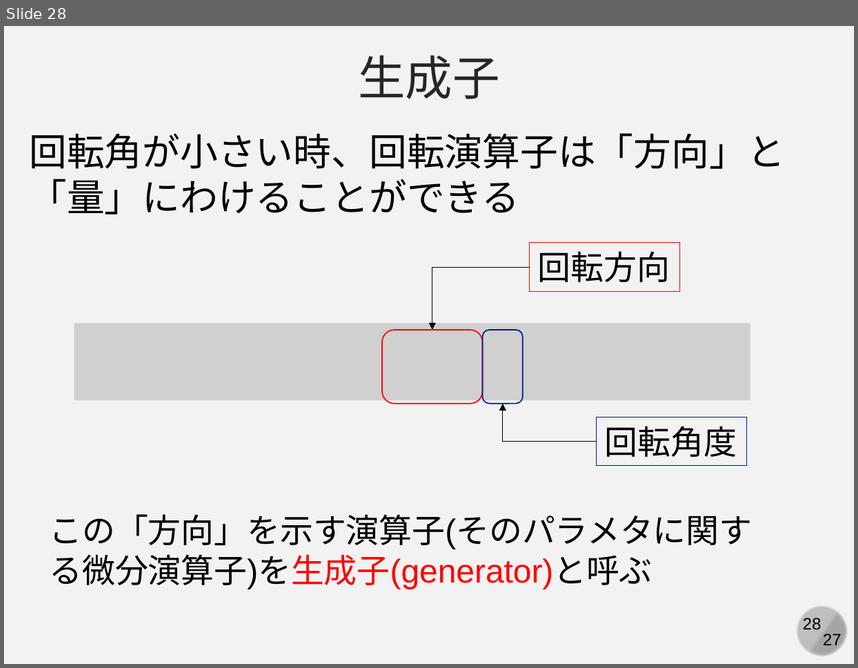
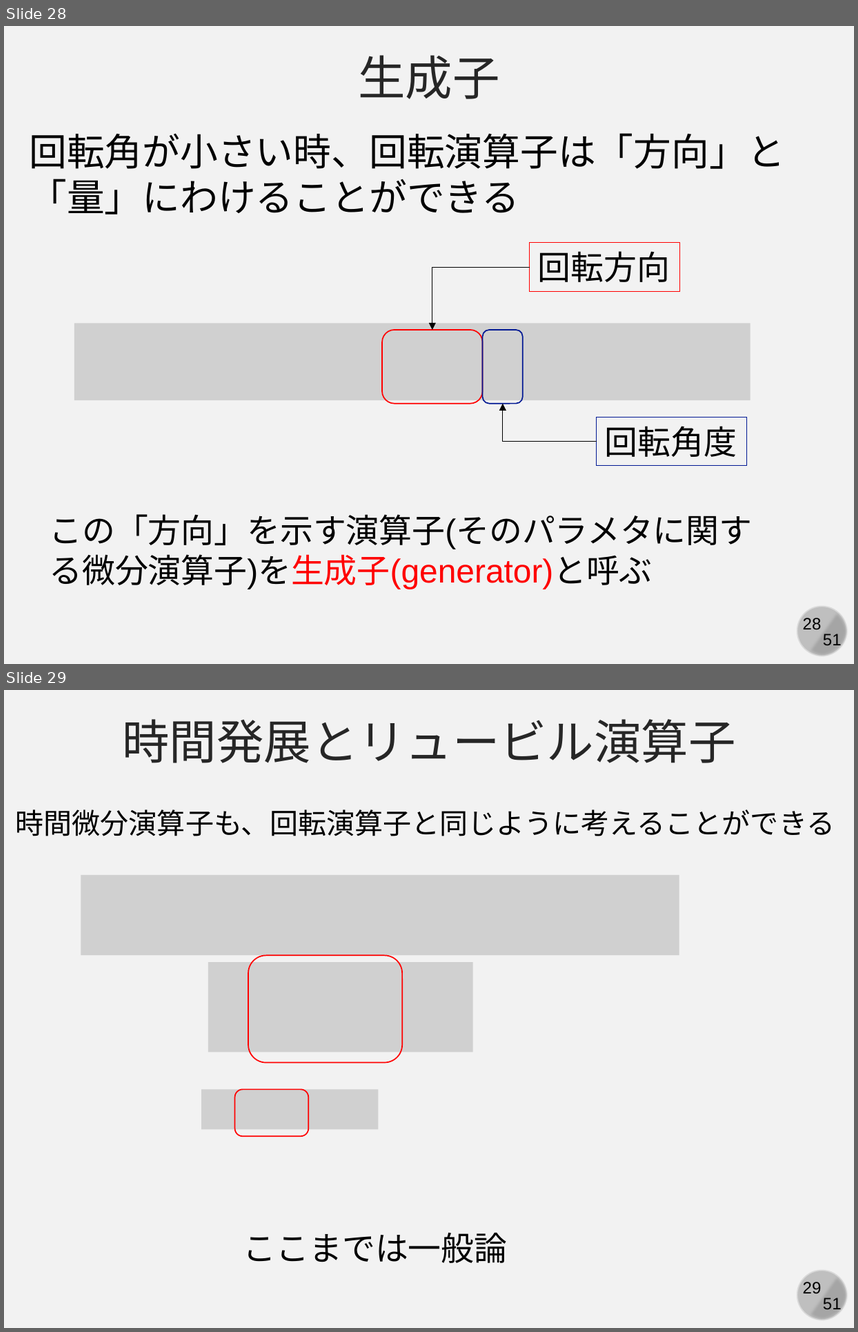
Before and after one commit to kaityo256/classical_mechanics, a slide deck: poisson/fig/slide.pptx. Shown one above the other, each under a label of ours: slide 28 before the commit, slides 28 and 29 after it. The pictures are 858x668 and 858x1332 pixels, drawn with LibreOffice and Linux fonts; fonts in the diff are those of the drawing; grey boxes stand for pictures. Boxes give left, top, right and bottom in pixels: in the first picture for what was removed or moved away, otherwise in the second. Text is boxed around its words. In the diff, an @@ line names an element or a change of style, - is before the commit and + after.

```diff
--- a/poisson/fig/slide.pptx
+++ b/poisson/fig/slide.pptx
@@ slide 29 added at [4,690,854,1328], background #F2F2F2; not listed: 4 template elements that a slide beside it also shows @@
@@ text added at [123,719,736,763], 40 pt, text #262626 @@
+時間発展とリュービル演算子
@@ text added at [16,809,835,836], 24 pt, text #000000 @@
+時間微分演算子も、回転演算子と同じように考えることができる
@@ picture added at [81,876,680,955] @@
@@ rounded rectangle added at [248,955,402,1063], outline #FF0000 1 pt @@
@@ picture added at [208,962,473,1052] @@
@@ picture added at [201,1089,378,1129] @@
@@ rounded rectangle added at [235,1089,309,1136], outline #FF0000 1 pt @@
@@ text added at [243,1232,508,1263], 28 pt, text #000000 @@
+ここまでは一般論
@@ slide 28 changed as well @@
@@ text at [823,633,842,649]: text changed @@
-27
+51
```
Also in this commit, not shown: 27 other slides changed, 22 other slides added, 1 other file.
